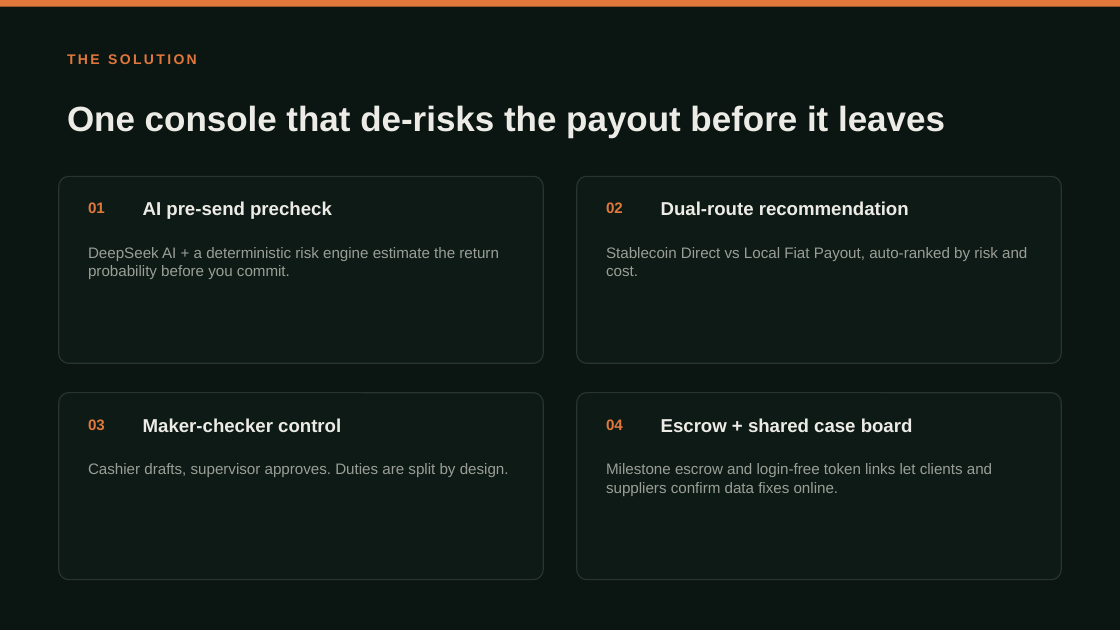
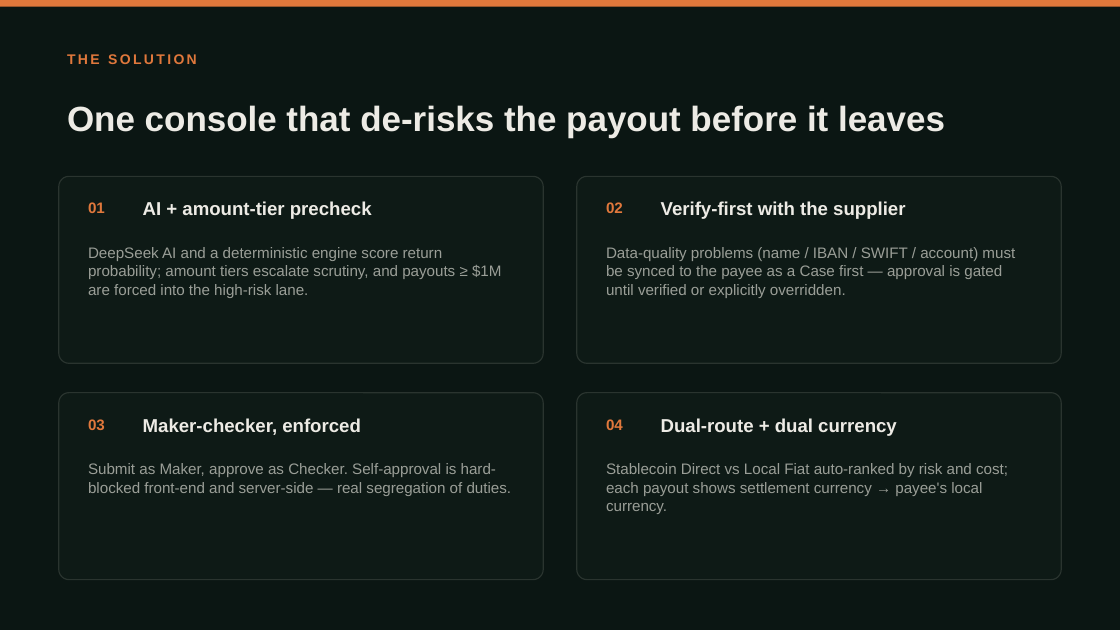
Before and after one commit to Michael-4753/flowguard-payout, a slide deck: slide 3 of public/FlowGuard-pitch.pptx. Drawn at 1120x630 pixels with LibreOffice and Linux fonts; fonts in the diff are those of the drawing. Boxes give left, top, right and bottom in pixels: in the first picture for what was removed or moved away, otherwise in the second. Text is boxed around its words. In the diff, an @@ line names an element or a change of style, - is before the commit and + after.

```diff
--- a/public/FlowGuard-pitch.pptx
+++ b/public/FlowGuard-pitch.pptx
@@ text at <box>143,201,372,219</box>: text changed @@
-AI pre-send precheck
+AI + amount-tier precheck
@@ text at <box>661,201,905,219</box>: text changed @@
-Dual-route recommendation
+Verify-first with the supplier
@@ text at <box>88,247,501,298</box>: text changed @@
-DeepSeek AI + a deterministic risk engine estimate the return probability before you commit.
+DeepSeek AI and a deterministic engine score return probability; amount tiers escalate scrutiny, and payouts ≥ $1M are forced into the high-risk lane.
@@ text at <box>606,247,1015,298</box>: text changed @@
-Stablecoin Direct vs Local Fiat Payout, auto-ranked by risk and cost.
+Data-quality problems (name / IBAN / SWIFT / account) must be synced to the payee as a Case first — approval is gated until verified or explicitly overridden.
@@ text at <box>143,418,361,435</box>: text changed @@
-Maker-checker control
+Maker-checker, enforced
@@ text at <box>661,418,897,436</box>: text changed @@
-Escrow + shared case board
+Dual-route + dual currency
@@ text at <box>88,463,512,496</box>: text changed @@
-Cashier drafts, supervisor approves. Duties are split by design.
+Submit as Maker, approve as Checker. Self-approval is hard-blocked front-end and server-side — real segregation of duties.
@@ text at <box>606,463,1008,514</box>: text changed @@
-Milestone escrow and login-free token links let clients and suppliers confirm data fixes online.
+Stablecoin Direct vs Local Fiat auto-ranked by risk and cost; each payout shows settlement currency → payee's local currency.
```
Also in this commit, not shown: 2 other slides changed.
